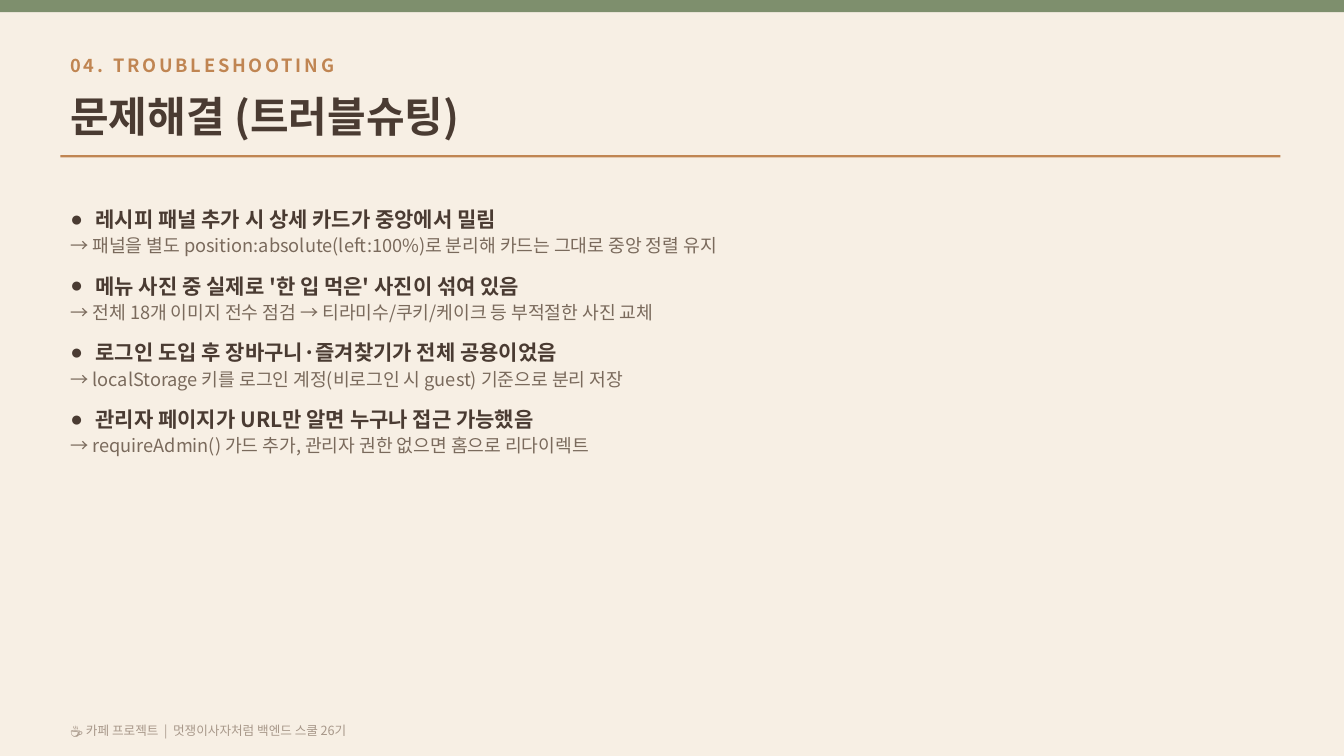
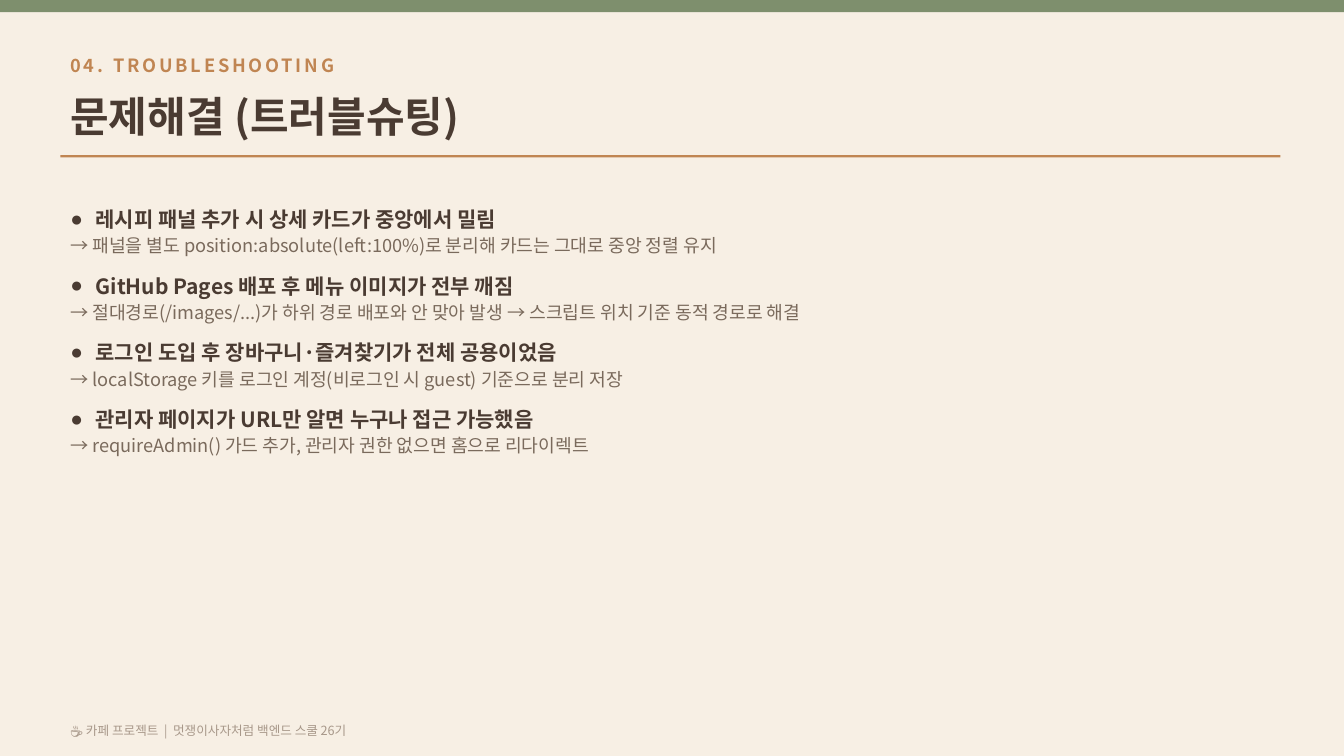
Before and after one commit to kjy-ux/cafe, a slide deck: slide 4 of 발표자료.pptx. Drawn at 1344x756 pixels with LibreOffice and Linux fonts; fonts in the diff are those of the drawing. Boxes give left, top, right and bottom in pixels: in the first picture for what was removed or moved away, otherwise in the second. Text is boxed around its words. In the diff, an @@ line names an element or a change of style, - is before the commit and + after.

Commit message:
발표자료/대본에 GitHub Pages 배포, 장바구니 미리보기, 이미지 경로 트러블슈팅 반영

```diff
--- a/발표자료.pptx
+++ b/발표자료.pptx
@@ text at [93, 276, 800, 324]: text changed @@
-● 메뉴 사진 중 실제로 '한 입 먹은' 사진이 섞여 있음
-→ 전체 18개 이미지 전수 점검 → 티라미수/쿠키/케이크 등 부적절한 사진 교체
+● GitHub Pages 배포 후 메뉴 이미지가 전부 깨짐
+→ 절대경로(/images/...)가 하위 경로 배포와 안 맞아 발생 → 스크립트 위치 기준 동적 경로로 해결
```
Also in this commit, not shown: 2 other slides changed, 3 other files.
